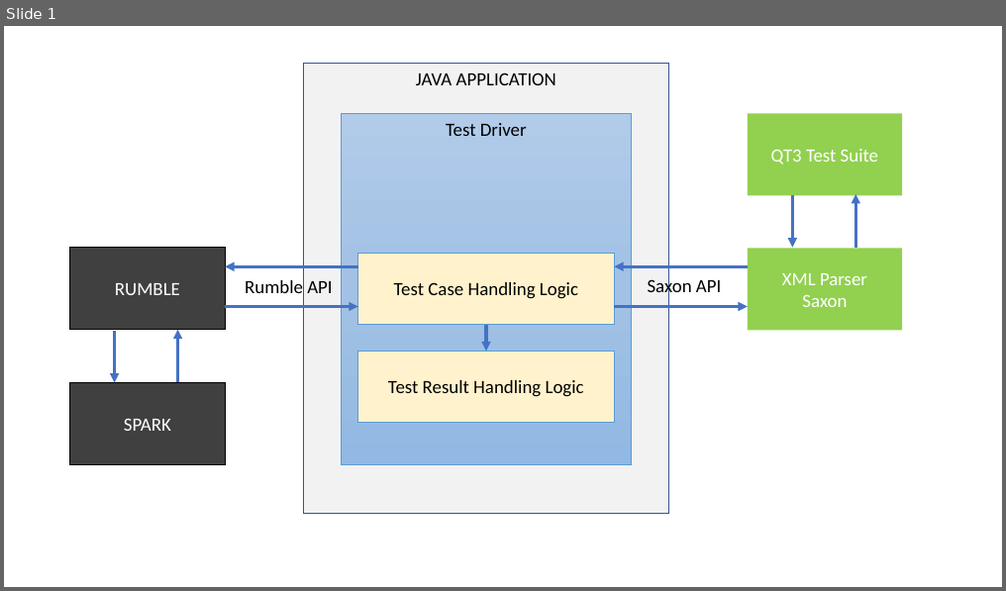
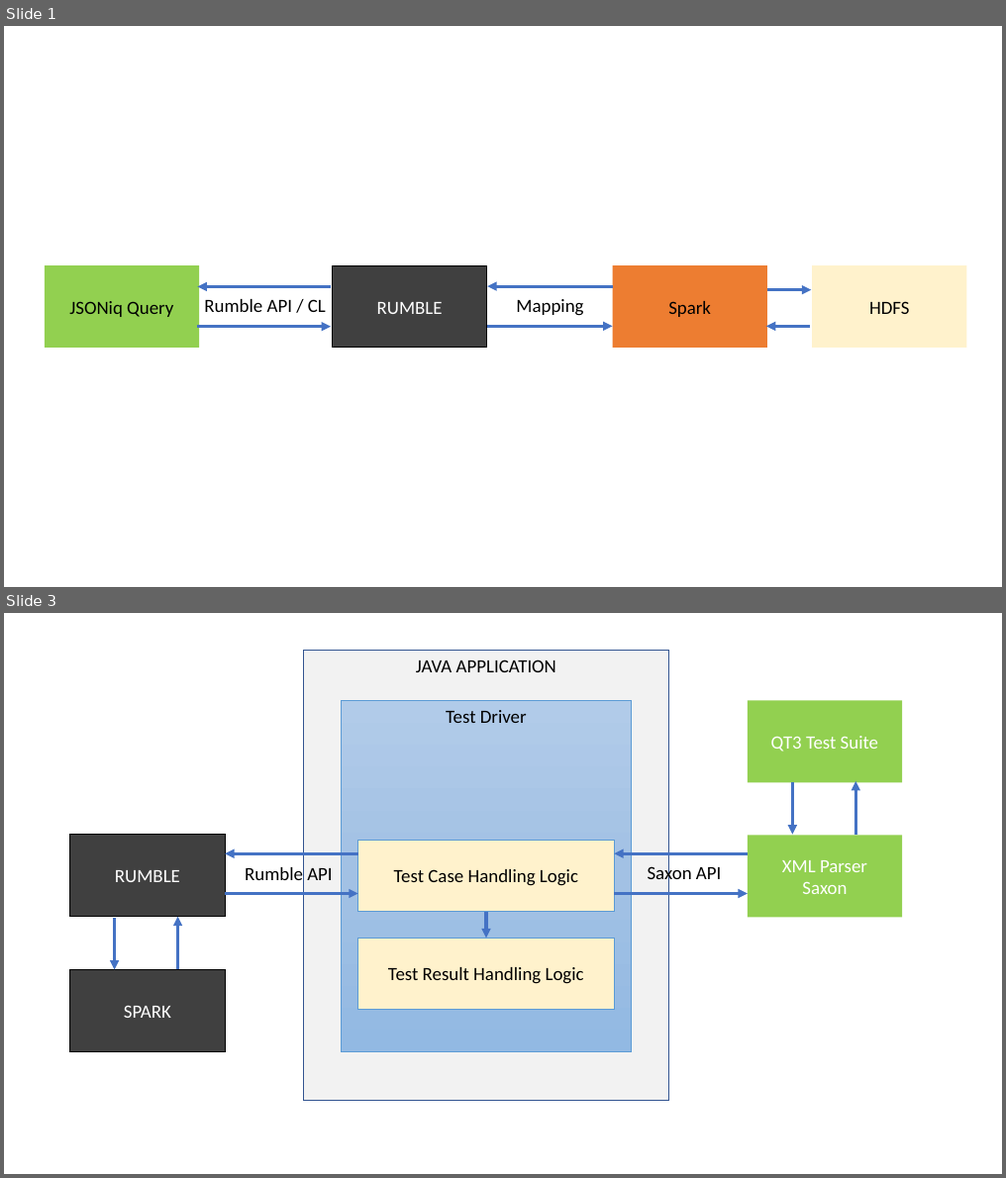
Before and after one commit to RumbleDB/rumble-test-suite, a slide deck: thesis/Architecture Diagram v2.0.pptx. Shown one above the other, each under a label of ours: slide 1 before the commit, slides 1 and 3 after it; the slides between them are not shown. The pictures are 1006x591 and 1006x1178 pixels, drawn with LibreOffice and Linux fonts; fonts in the diff are those of the drawing. Boxes give left, top, right and bottom in pixels: in the first picture for what was removed or moved away, otherwise in the second. Text is boxed around its words. In the diff, an @@ line names an element or a change of style, - is before the commit and + after.

```diff
--- a/thesis/Architecture Diagram v2.0.pptx
+++ b/thesis/Architecture Diagram v2.0.pptx
@@ slide 1 added at [4, 26, 1002, 587], background #FFFFFF @@
@@ rectangle added at [45, 266, 199, 348], fill #92D050, 18 pt, text #000000 @@
+JSONiq Query
@@ arrow added from (331, 287) to (198, 287), #4472C4 3 pt @@
@@ rectangle added at [332, 266, 487, 348], fill #404040, outline #000000 1 pt, 18 pt, text #FFFFFF @@
+RUMBLE
@@ arrow added from (613, 286) to (487, 286), #4472C4 3 pt @@
@@ rectangle added at [613, 266, 767, 348], fill #ED7D31, 18 pt, text #000000 @@
+Spark
@@ arrow added from (767, 290) to (811, 290), #4472C4 3 pt @@
@@ rectangle added at [813, 266, 967, 348], fill #FFF2CC, 18 pt, text #000000 @@
+HDFS
@@ text added at [204, 299, 326, 312], 18 pt, text #000000 @@
+Rumble API / CL
@@ text added at [516, 299, 583, 316], 18 pt, text #000000 @@
+Mapping
@@ arrow added from (198, 327) to (331, 327), #4472C4 3 pt @@
@@ arrow added from (487, 326) to (613, 326), #4472C4 3 pt @@
@@ arrow added from (810, 326) to (766, 326), #4472C4 3 pt @@
@@ what was slide 1 is now slide 3 @@
```
Also in this commit, not shown: 1 other slide added, 6 other files.
